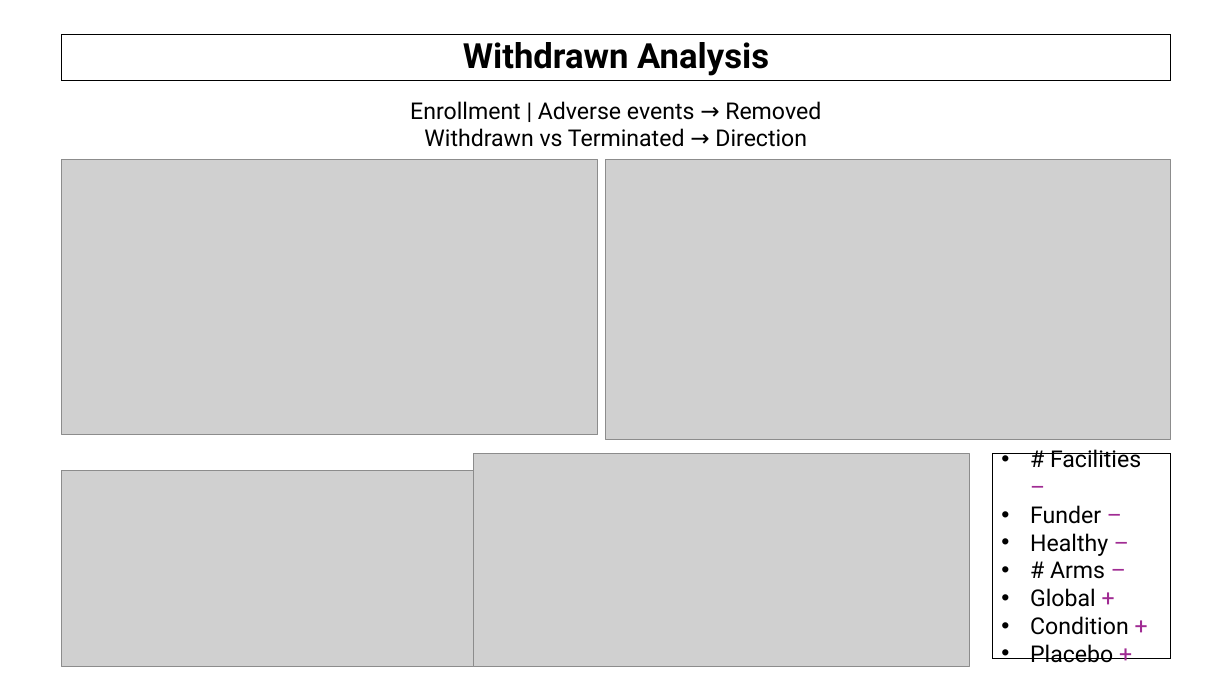
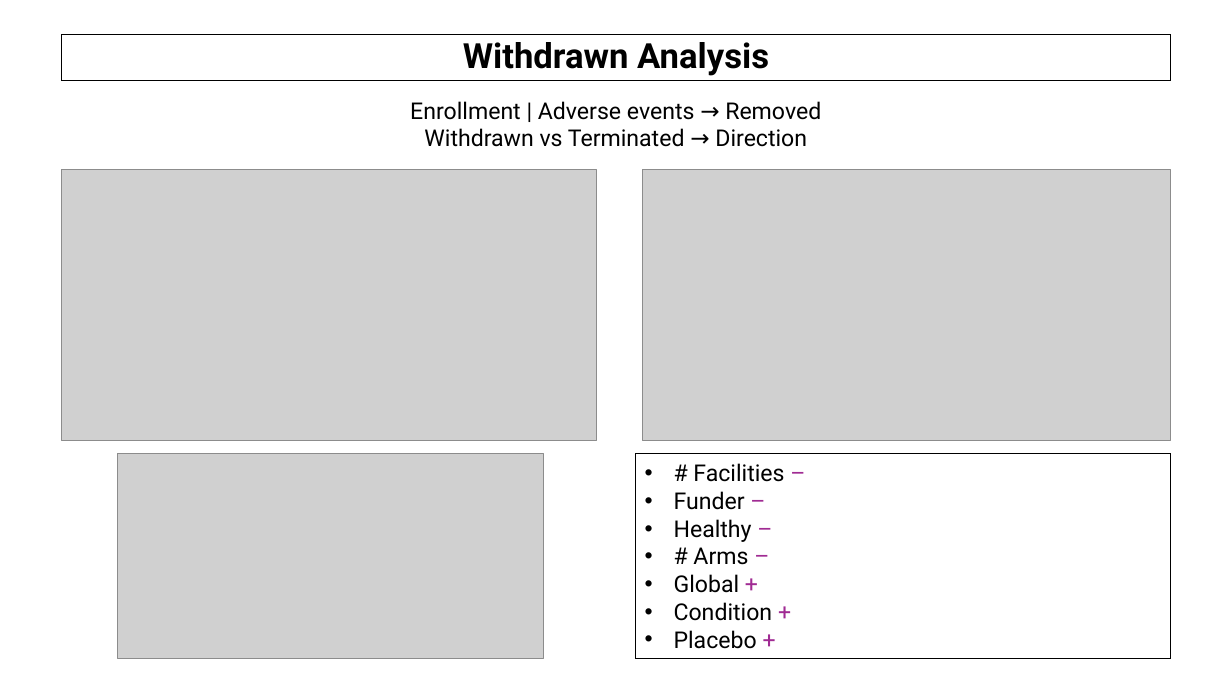
Before and after one commit to AndreouEugenia/Thesis, a slide deck: slide 24 of Thesis_Presentation.pptx (slide 23 before the commit). Drawn at 1232x693 pixels with LibreOffice and Linux fonts; fonts in the diff are those of the drawing; grey boxes stand for pictures; background and template pictures are left out. Boxes give left, top, right and bottom in pixels: in the first picture for what was removed or moved away, otherwise in the second. Text is boxed around its words. In the diff, an @@ line names an element or a change of style, - is before the commit and + after.

```diff
--- a/Thesis_Presentation.pptx
+++ b/Thesis_Presentation.pptx
@@ picture: place and size @@
-picture at bbox=[62, 160, 598, 435]
+picture at bbox=[62, 169, 597, 441]
@@ picture: place and size @@
-picture at bbox=[605, 160, 1170, 440]
+picture at bbox=[642, 169, 1170, 441]
@@ picture: place and size @@
-picture at bbox=[62, 470, 473, 667]
+picture at bbox=[117, 453, 543, 658]
@@ picture removed at bbox=[473, 453, 970, 666] @@
@@ rectangle "# Facilities –": place and size @@
-rectangle "# Facilities –" at bbox=[993, 453, 1171, 658]
+rectangle "# Facilities –" at bbox=[636, 453, 1171, 658]
```
Also in this commit, not shown: 12 other slides changed, 4 other files.
